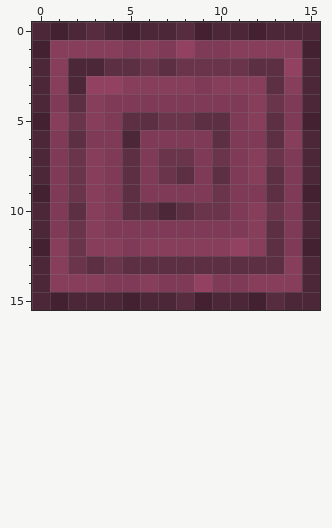
Two versions of one pixel-art sprite, CloneCraft/resources/textures/blocks/wewd_top.png. Above, as it was before the edit.
The file is 16x16 pixels. Colours within 5 levels of each other are drawn and written as one.
The result:
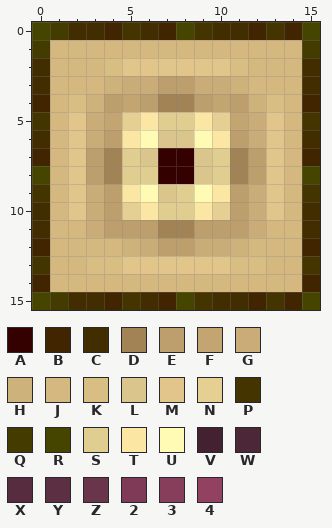
Palette (. is transparent): A #350000  B #412500  C #412d00  D #a18356  E #bc9f6c  F #c2a571  G #c9ac77  H #ceb27c  J #d4b880  K #d9be84  L #dac68c  M #e1c58a  N #e6cf93  P #443400  Q #443b00  R #454500  S #e0cd90  T #fbe6a4  U #fffbb4  V #442131  W #4b2737  X #562c3e  Y #5c3042  Z #6a344b  2 #7e3a56  3 #863e5a  4 #924160
From old to new:
Changed rows in their new state; - is an unchanged pixel.
first column x 0:
 0 RQCCBPCBRPCCBPBR
 1 QJJJJJJJJJJJJJJQ
 2 CJJJKMMMMMMKJJJC
 3 CJJJHGGEEGGHJJJC
 4 BJKHEFEDDEFEHKJB
 5 PJMGFNTSSTNFGMJP
 6 CJMGETULLUTEGMJC
 7 BJMEDSLAALSDEMJB
 8 RJMEDSSAALSDEMJR
 9 PJMGETULSUTEGMJP
10 CJMGENTSSTNEGMJC
11 CJJGEEEDDEEEGJJC
12 BJJJJHGEEGGHJJJB
13 PJJKKMMMMMMKKJJP
14 BJJJJJJJJJJJJJJB
15 RQCCBPCBRPCCBPBR
